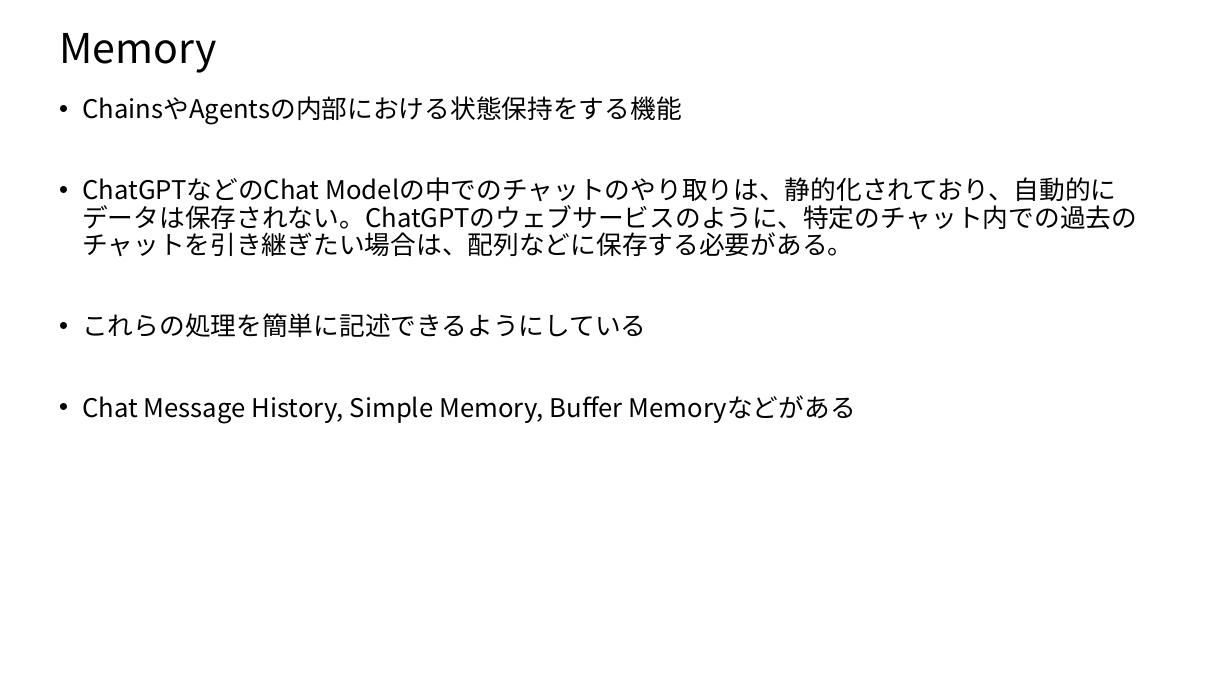
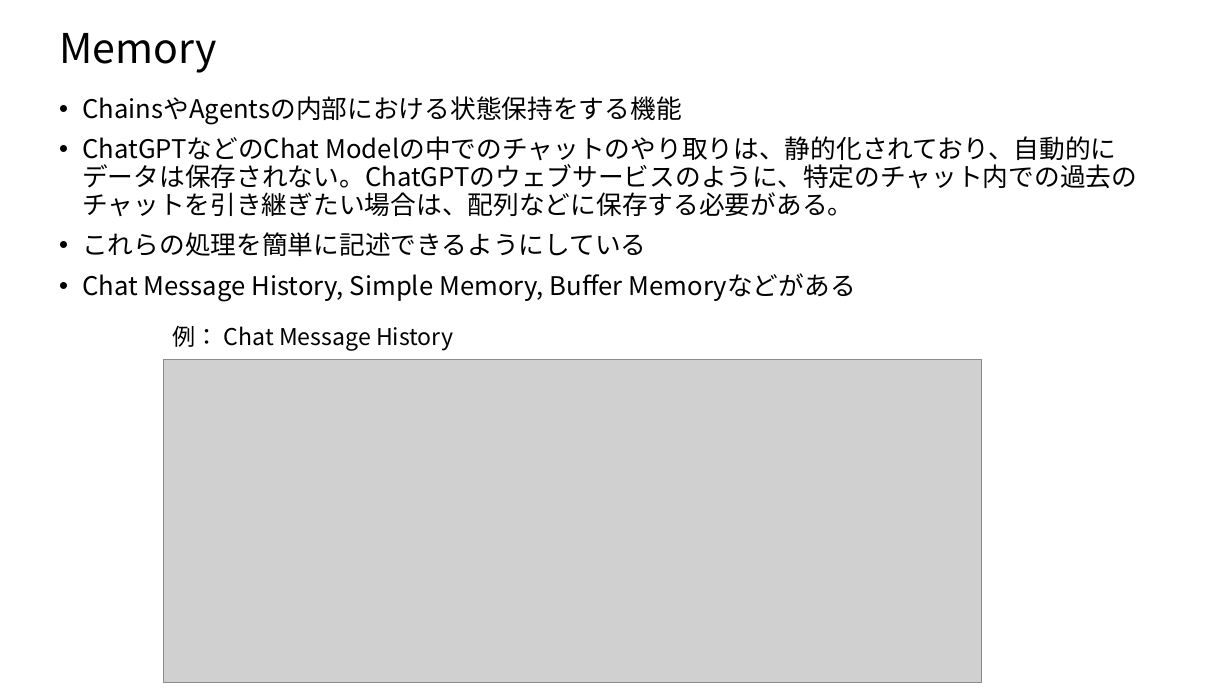
Before and after one commit to nakayasu720/report, a slide deck: slide 16 of LangChainについて.pptx (slide 15 before the commit). Drawn at 1232x693 pixels with LibreOffice and Linux fonts; fonts in the diff are those of the drawing; grey boxes stand for pictures. Boxes give left, top, right and bottom in pixels: in the first picture for what was removed or moved away, otherwise in the second. Text is boxed around its words. In the diff, an @@ line names an element or a change of style, - is before the commit and + after.

```diff
--- a/LangChainについて.pptx
+++ b/LangChainについて.pptx
@@ text "ChainsやAgentsの内部における状態保持をする機能" rewrapped from <box>82,96,1137,423</box> to <box>82,96,1137,302</box> @@
@@ text added at <box>173,326,453,351</box>, 18 pt, text #000000 @@
+例： Chat Message History
@@ picture added at <box>164,360,982,682</box> @@
```
Also in this commit, not shown: 10 other slides changed, 1 slide added.
